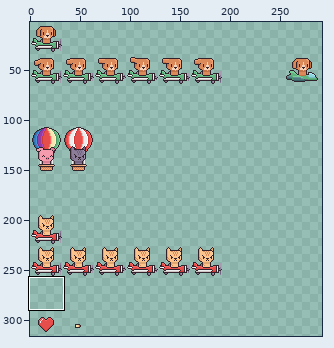
Sprite sheet -- Game/res/spritesheet.png. The picture above shows the old version from afar; the outline marks the close-up.
Close-up. Before the edit:
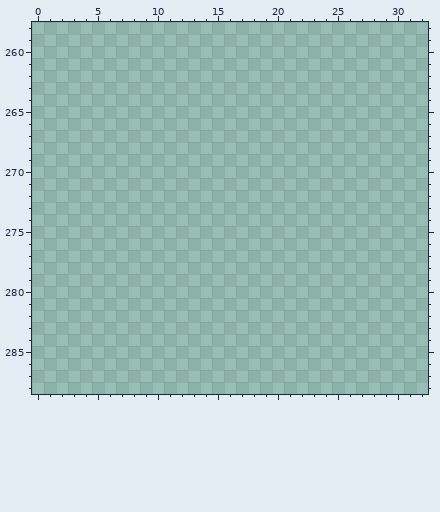
The file is 320x320 pixels. Colours within 5 levels of each other are drawn and written as one. Shown: x 0..32, y 258..288. The old version is drawn lined up with the new one, on the new canvas. The wide view leaves out empty margins. The commit also changed other parts of the picture, which this record leaves out.
And afterwards:
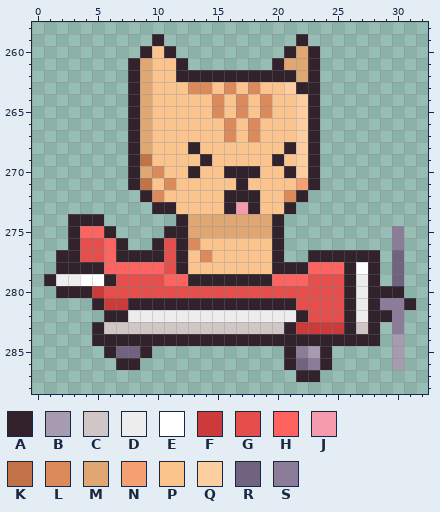
Palette (. is transparent): A #31222c  B #a79bb2  C #d1c6c6  D #ededed  E #ffffff  F #cc3b39  G #e64e4b  H #ff6360  J #f49cae  K #c17247  L #dd8a5b  M #e0a772  N #f4a073  P #fcc48d  Q #ffcea0  R #71627f  S #8b7c99
The edit:
canvas 320x320 -> 960x960
@@ x 0..32 @@
 258 .................................
-259 .................................
-260 .................................
-261 .................................
-262 .................................
-263 .................................
-264 .................................
-265 .................................
-266 .................................
-267 .................................
-268 .................................
-269 .................................
-270 .................................
-271 .................................
-272 .................................
-273 .................................
-274 .................................
-275 .................................
-276 .................................
-277 .................................
-278 .................................
-279 .................................
-280 .................................
-281 .................................
-282 .................................
-283 .................................
-284 .................................
-285 .................................
-286 .................................
-287 .................................
+259 ..........A...........A..........
+260 .........APA.........AMA.........
+261 ........AMPPA.......AMMA.........
+262 ........AMPPAAAAAAAAAAMA.........
+263 ........AMPPPLLPLPLPPQAA.........
+264 ........AMPPPPPLPLPLPPQA.........
+265 ........AMPPPPPLPLPLPPQA.........
+266 ........AMPPPPPPLPLPPPQA.........
+267 ........AMPPPPPPLPLPPPQA.........
+268 ........AMPPPAPPPPPPPAQA.........
+269 ........AKPPPPAPPPPPAPQA.........
+270 ........AMLPPAPPAAAPPAQA.........
+271 ........AKPLPPPPPAPPPPNA.........
+272 .........ALPPPPPAAAPPLA..........
+273 ..........AAPPPPAJAPPA...........
+274 ...AAA......AMMMMMMMA............
+275 ...AHHA....AAMMMMMMMA.........S..
+276 ...AGGHA..AGALPPPPPPA.........S..
+277 ..AAGGHAAAAGAPLPPPPPA..AAAAAA.R..
+278 ..AAAAHHHHHGAPPPPPPPAAAHHHAEA.R..
+279 .ADDEEAGGGGHHAAAAAAAHHHGGGADA.R..
+280 ..AAAFGGGGGGGGGGGGGGGGGGGGADAAA..
+281 .....AFFAAAAAAAAAAAAAAGGGGADASSA.
+282 ......AADDDDDDDDDDDDDDAGGGADAAS..
+283 .....ACCCCCCCCCCCCCCCAFFFFACA.S..
+284 .....AAAAAAAAAAAAAAAAAAAAAAAA.B..
+285 ......ARRA...........ASBA.....B..
+286 .......AA............ARSA.....B..
+287 ......................AA.........
 288 .................................
